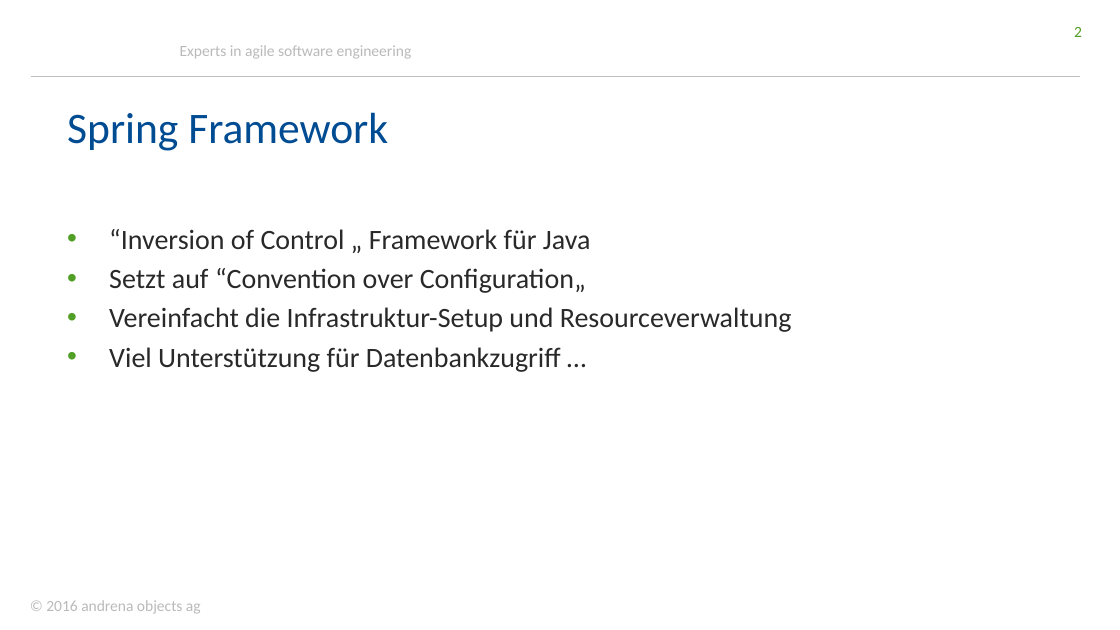
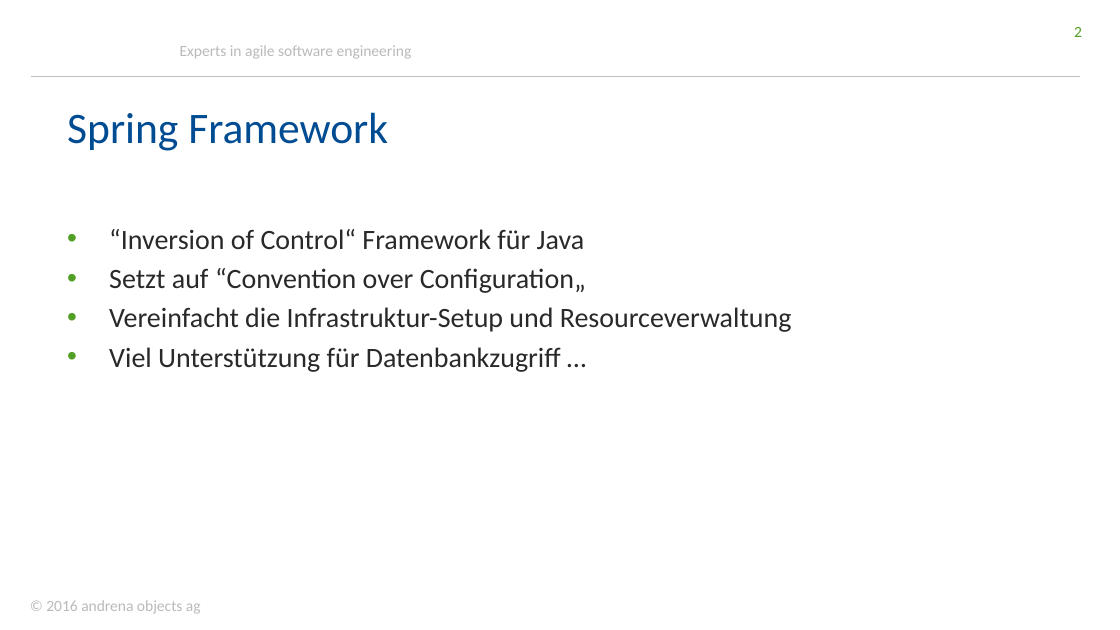
Before and after one commit to stklqt/oop-springboot-springdata-server, a slide deck: slide 2 of slides.pptx. Drawn at 1120x630 pixels with LibreOffice and Linux fonts; fonts in the diff are those of the drawing; background and template pictures are left out. Boxes give left, top, right and bottom in pixels: in the first picture for what was removed or moved away, otherwise in the second. Text is boxed around its words. In the diff, an @@ line names an element or a change of style, - is before the commit and + after.

```diff
--- a/slides.pptx
+++ b/slides.pptx
@@ text at [109,229,585,249]: text changed @@
-• “Inversion of Control „ Framework für Java
+• “Inversion of Control“ Framework für Java
```
Also in this commit, not shown: 9 other slides changed, 1 slide added.
